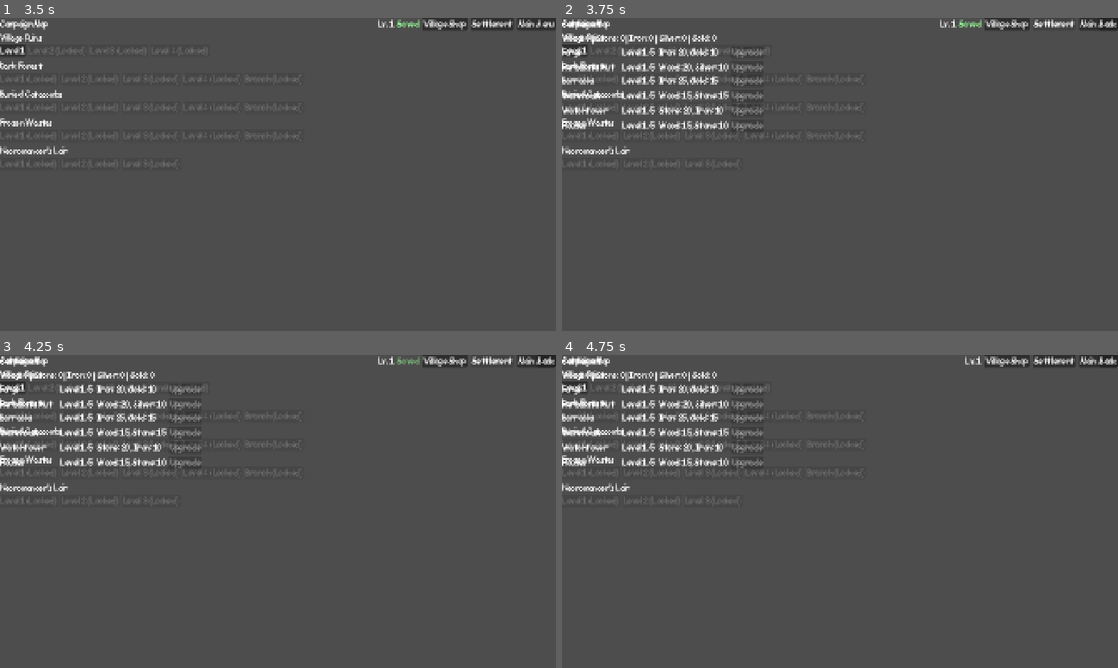
Above: before the commit, frames 1-4 (two rows, left to right).
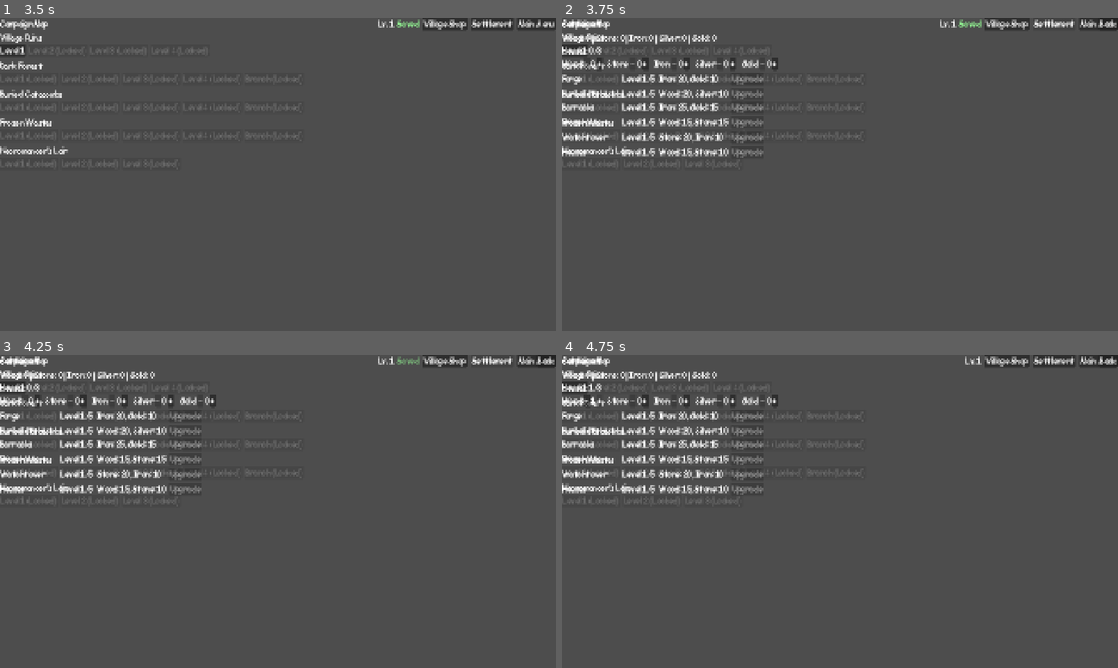
Above: after the commit, the same moments.

Repository: geniussjack/AlJourney
Game: Godot game, scene res://Scenes/UI/MainMenu.tscn
Same seed, same stepped clock (60 frames per second), same inputs: the game is played once before the commit and once after it.
Inputs:
- Up to frame 1 (3.5 s): click "New Game" at 0.5 s; click "New Game" at 1.25 s; click "New Game" at 2 s; click "Settings" at 2.75 s
- Up to frame 2 (3.75 s): click "Settlement" at 3.5 s
- Up to frame 3 (4.25 s): no input
- Up to frame 4 (4.75 s): click "Level 1" (after the commit: "+") at 4.25 s

Frame 1 is identical in both runs. In frame 2, 4.7% of the frame differs, in the area x 0-39%, y 9-45%; in frame 3, 4.7%; in frame 4, 4.7%.

Commit message:
feat(settlement): add worker-assigned idle resource generation
Third step of design document section 9. Stacks on #19 (buildings) and
#18 (resource economy) — branched from feat/settlement/buildings-
framework, since Houses' worker capacity and the resource gains
themselves both need buildings/resources to already exist.

- villagers can be assigned to gather a specific strategic resource,
  capped by GameStateManager.get_worker_capacity() (Houses level)
- resources accrue every GameConstants.SECONDS_PER_RESOURCE_TICK of
  real time (placeholder: 10s), tracked via
  SaveData.last_resource_tick_unix_time
- the same _apply_elapsed_resource_gains() code path handles both
  continuous ticking while the game is running (GameStateManager._process,
  throttled to at most once/second) and offline catch-up on load — a
  long elapsed gap just resolves to many ticks credited at once, per
  the design document's "accrues in real time, including offline"
- Settlement screen gets a worker-assignment panel: capacity summary
  plus a +/- row per resource

Rate/interval numbers are a first pass, not final balance.

Diff:
--- a/Scripts/Core/game_constants.gd
+++ b/Scripts/Core/game_constants.gd
@@ -142,6 +142,18 @@
 ## Defense granted to every party member per party level gained.
 const PARTY_LEVEL_DEFENSE_BONUS: int = 1
 
+## Base number of villagers that can be assigned to gather resources or
+## defend the settlement at Houses level 1 (see design document, section 9).
+const HOUSES_BASE_WORKER_CAPACITY: int = 3
+## Additional worker capacity granted per Houses level beyond the first.
+const HOUSES_WORKER_CAPACITY_PER_LEVEL: int = 2
+## How often (in real seconds) worker-assigned resource gathering ticks —
+## applies while the game is running and, via elapsed real time, while
+## the player is offline.
+const SECONDS_PER_RESOURCE_TICK: float = 10.0
+## Amount of its assigned resource one worker produces per tick.
+const RESOURCE_PER_WORKER_PER_TICK: int = 1
+
 ## File name used to store the player's save data.
 const SAVE_FILE_NAME: String = "save_data.json"
 ## Directory in which the save file is stored.
--- a/Scripts/Data/save_data.gd
+++ b/Scripts/Data/save_data.gd
@@ -39,6 +39,15 @@
 ## upgrading raises their level and unlocks better bonuses/recipes.
 ## Missing keys mean level 1, same as a fresh save.
 var building_levels: Dictionary[GameEnums.BuildingType, int] = {}
+
+## Villagers currently assigned to gather each strategic resource (see
+## design document, section 9). Total assigned across all resources is
+## capped by GameStateManager.get_worker_capacity() (Houses level).
+var worker_assignments: Dictionary[GameEnums.StrategicResource, int] = {}
+## Unix timestamp (seconds) of the last time worker-gathered resources
+## were credited — used to compute both real-time ticks while playing and
+## catch-up gains after time spent offline. 0 means never initialized yet.
+var last_resource_tick_unix_time: int = 0
 
 ## The Mage's current health.
 var mage_health: int = 0
@@ -159,6 +168,10 @@
 	for building: GameEnums.BuildingType in building_levels.keys():
 		building_levels_dict[GameEnums.BuildingType.keys()[building]] = building_levels[building]
 
+	var worker_assignments_dict: Dictionary = {}
+	for resource: GameEnums.StrategicResource in worker_assignments.keys():
+		worker_assignments_dict[GameEnums.StrategicResource.keys()[resource]] = worker_assignments[resource]
+
 	return {
 		"schemaVersion": schema_version,
 		"currentWave": current_wave,
@@ -168,6 +181,8 @@
 		"coins": coins,
 		"strategicResources": strategic_resources_dict,
 		"buildingLevels": building_levels_dict,
+		"workerAssignments": worker_assignments_dict,
+		"lastResourceTickUnixTime": last_resource_tick_unix_time,
 		"partyLevel": party_level,
 		"partyXp": party_xp,
 		"mageHealth": mage_health,
@@ -211,6 +226,12 @@
 	for building_key: String in building_levels_dict.keys():
 		save.building_levels[GameEnums.BuildingType[building_key]] = int(building_levels_dict[building_key])
 
+	save.worker_assignments = {}
+	var worker_assignments_dict: Dictionary = data.get("workerAssignments", {})
+	for resource_key: String in worker_assignments_dict.keys():
+		save.worker_assignments[GameEnums.StrategicResource[resource_key]] = int(worker_assignments_dict[resource_key])
+	save.last_resource_tick_unix_time = int(data.get("lastResourceTickUnixTime", 0))
+
 	save.party_level = int(data.get("partyLevel", 1))
 	save.party_xp = int(data.get("partyXp", 0))
 
--- a/Scripts/Managers/game_state_manager.gd
+++ b/Scripts/Managers/game_state_manager.gd
@@ -13,6 +13,9 @@
 signal strategic_resource_changed(resource: GameEnums.StrategicResource, new_amount: int)
 ## Raised when a settlement building's level increases.
 signal building_upgraded(building: GameEnums.BuildingType, new_level: int)
+## Raised when a villager is assigned to or unassigned from gathering a
+## strategic resource.
+signal worker_assignment_changed(resource: GameEnums.StrategicResource, worker_count: int)
 ## Raised when the heroes' stats are updated.
 signal hero_stats_changed
 ## Raised when the shared party level increases. Carries the new level —
@@ -58,6 +61,8 @@
 	get:
 		return current_save.party_level if current_save != null else 1
 
+var _resource_tick_check_accumulator: float = 0.0
+
 ## Initializes the state manager when it is added to the scene tree.
 func _ready() -> void:
 	current_state = GameEnums.GameState.MAIN_MENU
@@ -65,9 +70,22 @@
 
 	print("[GameStateManager] Initialized")
 
+## Checks for elapsed worker-gathered resource ticks at most once per real
+## second — cheap enough to run continuously while the game is open, and
+## the same code path handles offline catch-up on load (see
+## _apply_elapsed_resource_gains()).
+func _process(delta: float) -> void:
+	_resource_tick_check_accumulator += delta
+	if _resource_tick_check_accumulator < 1.0:
+		return
+
+	_resource_tick_check_accumulator = 0.0
+	_apply_elapsed_resource_gains()
+
 ## Starts a new game, resetting progress and setting initial values.
 func start_new_game() -> void:
 	current_save = SaveData.create_new()
+	current_save.last_resource_tick_unix_time = Time.get_unix_time_from_system()
 	is_game_active = true
 	current_state = GameEnums.GameState.MAP
 
@@ -90,6 +108,7 @@
 	hero_stats_changed.emit()
 
 	InventoryManager.load_from_data(current_save)
+	_apply_elapsed_resource_gains()
 
 	print("[GameStateManager] Game loaded - Wave %d" % current_save.current_wave)
 
@@ -231,6 +250,81 @@
 
 	print("[GameStateManager] Upgraded %s to level %d" % [GameEnums.BuildingType.keys()[building], new_level])
 	return true
+
+## Total villagers that can be assigned to gather resources or defend the
+## settlement at once, based on the Houses building's level.
+func get_worker_capacity() -> int:
+	var houses_level: int = get_building_level(GameEnums.BuildingType.HOUSES)
+	return GameConstants.HOUSES_BASE_WORKER_CAPACITY + ((houses_level - 1) * GameConstants.HOUSES_WORKER_CAPACITY_PER_LEVEL)
+
+## Number of villagers currently assigned to gather the given resource.
+func get_assigned_workers(resource: GameEnums.StrategicResource) -> int:
+	return current_save.worker_assignments.get(resource, 0) if current_save != null else 0
+
+## Total villagers currently assigned across every resource.
+func get_total_assigned_workers() -> int:
+	var total: int = 0
+	for resource: GameEnums.StrategicResource in GameEnums.StrategicResource.values():
+		total += get_assigned_workers(resource)
+	return total
+
+## Assigns one more villager to gather the given resource, if capacity allows.
+## Returns true if a villager was assigned.
+func assign_worker(resource: GameEnums.StrategicResource) -> bool:
+	if current_save == null or get_total_assigned_workers() >= get_worker_capacity():
+		return false
+
+	var new_count: int = get_assigned_workers(resource) + 1
+	current_save.worker_assignments[resource] = new_count
+	worker_assignment_changed.emit(resource, new_count)
+
+	print("[GameStateManager] Assigned a worker to %s (now %d)" % [GameEnums.StrategicResource.keys()[resource], new_count])
+	return true
+
+## Removes one villager from gathering the given resource, if any are assigned.
+## Returns true if a villager was unassigned.
+func unassign_worker(resource: GameEnums.StrategicResource) -> bool:
+	if current_save == null:
+		return false
+
+	var current_count: int = get_assigned_workers(resource)
+	if current_count <= 0:
+		return false
+
+	var new_count: int = current_count - 1
+	current_save.worker_assignments[resource] = new_count
+	worker_assignment_changed.emit(resource, new_count)
+
+	print("[GameStateManager] Unassigned a worker from %s (now %d)" % [GameEnums.StrategicResource.keys()[resource], new_count])
+	return true
+
+## Credits resources gathered by assigned workers for every full tick
+## (GameConstants.SECONDS_PER_RESOURCE_TICK) of real time elapsed since
+## the last check. The same code path handles both continuous ticking
+## while the game is running (see _process()) and catching up on
+## resources gathered while the player was offline (see load_game()) —
+## a long elapsed gap just resolves to many ticks at once.
+func _apply_elapsed_resource_gains() -> void:
+	if current_save == null:
+		return
+
+	var now: int = Time.get_unix_time_from_system()
+
+	if current_save.last_resource_tick_unix_time <= 0:
+		current_save.last_resource_tick_unix_time = now
+		return
+
+	var elapsed: int = now - current_save.last_resource_tick_unix_time
+	var ticks: int = int(float(elapsed) / GameConstants.SECONDS_PER_RESOURCE_TICK)
+	if ticks <= 0:
+		return
+
+	for resource: GameEnums.StrategicResource in GameEnums.StrategicResource.values():
+		var workers: int = get_assigned_workers(resource)
+		if workers > 0:
+			add_strategic_resource(resource, workers * GameConstants.RESOURCE_PER_WORKER_PER_TICK * ticks)
+
+	current_save.last_resource_tick_unix_time += int(ticks * GameConstants.SECONDS_PER_RESOURCE_TICK)
 
 ## Grants the party shared XP, applying as many level-ups as the amount
 ## covers (capped at GameConstants.PARTY_LEVEL_MAX). Only updates the
--- a/Scripts/UI/settlement_ui.gd
+++ b/Scripts/UI/settlement_ui.gd
@@ -6,6 +6,8 @@
 
 var _resources_label: Label
 var _building_rows: Dictionary[GameEnums.BuildingType, Dictionary] = {}
+var _workers_summary_label: Label
+var _worker_rows: Dictionary[GameEnums.StrategicResource, Dictionary] = {}
 
 ## Builds the whole settlement layout and subscribes to state changes.
 func _ready() -> void:
@@ -21,6 +23,8 @@
 	_resources_label = Label.new()
 	root.add_child(_resources_label)
 
+	root.add_child(_build_workers_section())
+
 	var scroll := ScrollContainer.new()
 	scroll.size_flags_vertical = Control.SIZE_EXPAND_FILL
 	root.add_child(scroll)
@@ -34,12 +38,75 @@
 
 	GameStateManager.strategic_resource_changed.connect(_on_strategic_resource_changed)
 	GameStateManager.building_upgraded.connect(_on_building_upgraded)
+	GameStateManager.worker_assignment_changed.connect(_on_worker_assignment_changed)
 
 	_refresh_resources_label()
 	for building: GameEnums.BuildingType in _building_rows.keys():
 		_refresh_building_row(building)
+	_refresh_workers_section()
 
 	print("[SettlementUI] Initialized")
+
+## Builds the worker-assignment panel: capacity summary plus one
+## assign/unassign row per strategic resource.
+func _build_workers_section() -> VBoxContainer:
+	var section := VBoxContainer.new()
+	section.add_theme_constant_override("separation", 4)
+
+	_workers_summary_label = Label.new()
+	section.add_child(_workers_summary_label)
+
+	var rows := HBoxContainer.new()
+	rows.add_theme_constant_override("separation", 16)
+	section.add_child(rows)
+
+	for resource: GameEnums.StrategicResource in GameEnums.StrategicResource.values():
+		rows.add_child(_build_worker_row(resource))
+
+	return section
+
+## Builds one resource's worker assignment row: name, count, +/- buttons.
+func _build_worker_row(resource: GameEnums.StrategicResource) -> HBoxContainer:
+	var row := HBoxContainer.new()
+	row.add_theme_constant_override("separation", 4)
+
+	var name_label := Label.new()
+	name_label.text = tr(_resource_name_key(resource))
+	row.add_child(name_label)
+
+	var minus_button := Button.new()
+	minus_button.text = "-"
+	minus_button.pressed.connect(func() -> void: GameStateManager.unassign_worker(resource))
+	row.add_child(minus_button)
+
+	var count_label := Label.new()
+	row.add_child(count_label)
+
+	var plus_button := Button.new()
+	plus_button.text = "+"
+	plus_button.pressed.connect(func() -> void: GameStateManager.assign_worker(resource))
+	row.add_child(plus_button)
+
+	_worker_rows[resource] = {
+		"count_label": count_label,
+		"minus_button": minus_button,
+		"plus_button": plus_button,
+	}
+
+	return row
+
+## Refreshes the capacity summary and every resource's worker count/button state.
+func _refresh_workers_section() -> void:
+	var assigned: int = GameStateManager.get_total_assigned_workers()
+	var capacity: int = GameStateManager.get_worker_capacity()
+	_workers_summary_label.text = "%s: %d/%d" % [tr("BUILDING_HOUSES"), assigned, capacity]
+
+	for resource: GameEnums.StrategicResource in _worker_rows.keys():
+		var row: Dictionary = _worker_rows[resource]
+		var count: int = GameStateManager.get_assigned_workers(resource)
+		(row["count_label"] as Label).text = "%d" % count
+		(row["minus_button"] as Button).disabled = count <= 0
+		(row["plus_button"] as Button).disabled = assigned >= capacity
 
 ## Builds the title/back top bar.
 func _build_top_bar() -> HBoxContainer:
@@ -136,6 +203,11 @@
 
 func _on_building_upgraded(building: GameEnums.BuildingType, _new_level: int) -> void:
 	_refresh_building_row(building)
+	if building == GameEnums.BuildingType.HOUSES:
+		_refresh_workers_section()
+
+func _on_worker_assignment_changed(_resource: GameEnums.StrategicResource, _worker_count: int) -> void:
+	_refresh_workers_section()
 
 func _on_upgrade_pressed(building: GameEnums.BuildingType) -> void:
 	GameStateManager.upgrade_building(building)
@@ -149,3 +221,5 @@
 		GameStateManager.strategic_resource_changed.disconnect(_on_strategic_resource_changed)
 	if GameStateManager.building_upgraded.is_connected(_on_building_upgraded):
 		GameStateManager.building_upgraded.disconnect(_on_building_upgraded)
+	if GameStateManager.worker_assignment_changed.is_connected(_on_worker_assignment_changed):
+		GameStateManager.worker_assignment_changed.disconnect(_on_worker_assignment_changed)
